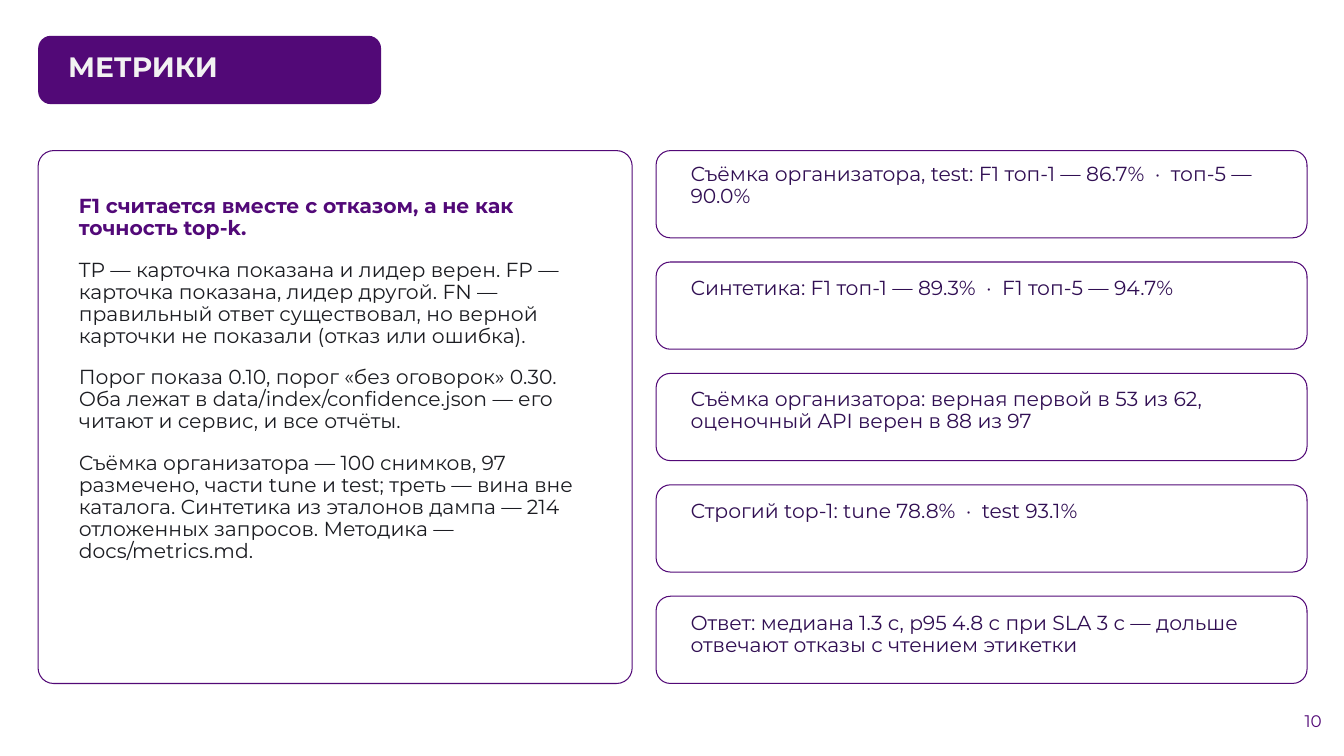
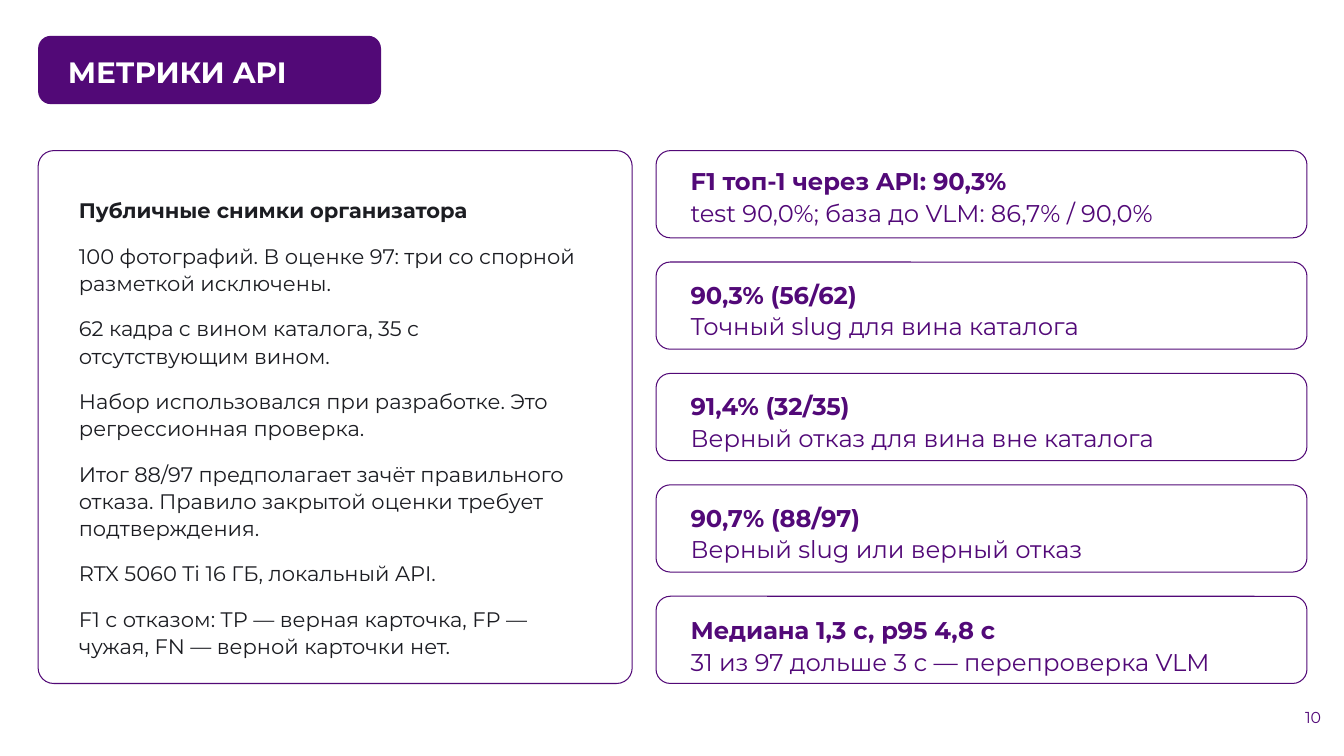
Before and after one commit to AlexGvr/rus_vines, a slide deck: slide 10 of ЛЦТ2026 Сканер российских вин.pptx. Drawn at 1344x756 pixels with LibreOffice and Linux fonts; fonts in the diff are those of the drawing; background and template pictures are left out. Boxes give left, top, right and bottom in pixels: in the first picture for what was removed or moved away, otherwise in the second. Text is boxed around its words. In the diff, an @@ line names an element or a change of style, - is before the commit and + after.

```diff
--- a/ЛЦТ2026 Сканер российских вин.pptx
+++ b/ЛЦТ2026 Сканер российских вин.pptx
@@ title "МЕТРИКИ API" at [68,62,286,83]: vertical alignment bottom to top @@
@@ title at [68,62,286,83]: text changed; size 20 to 21 pt; text colour #F2F2F2 to #FFFFFF @@
-МЕТРИКИ
+МЕТРИКИ API
@@ text at [691,172,1152,226]: text changed; size 14.5 to 17.3 pt; text colour #310F53 to #520978 @@
-Съёмка организатора, test: F1 топ-1 — 86.7% · топ-5 — 90.0%
+F1 топ-1 через API: 90,3%
+test 90,0%; база до VLM: 86,7% / 90,0%
@@ text at [79,202,575,658]: text changed; size 14.5 to 15 pt @@
-F1 считается вместе с отказом, а не как точность top-k.
-TP — карточка показана и лидер верен. FP — карточка показана, лидер другой. FN — правильный ответ существовал, но верной карточки не показали (отказ или ошибка).
-Порог показа 0.10, порог «без оговорок» 0.30. Оба лежат в data/index/confidence.json — его читают и сервис, и все отчёты.
-Съёмка организатора — 100 снимков, 97 размечено, части tune и test; треть — вина вне каталога. Синтетика из эталонов дампа — 214 отложенных запросов. Методика — docs/metrics.md.
+Публичные снимки организатора
+100 фотографий. В оценке 97: три со спорной разметкой исключены.
+62 кадра с вином каталога, 35 с отсутствующим вином.
+Набор использовался при разработке. Это регрессионная проверка.
+Итог 88/97 предполагает зачёт правильного отказа. Правило закрытой оценки требует подтверждения.
+RTX 5060 Ti 16 ГБ, локальный API.
+F1 с отказом: TP — верная карточка, FP — чужая, FN — верной карточки нет.
@@ text at [691,283,1079,340]: text changed; size 14.5 to 17.3 pt; text colour #310F53 to #520978 @@
-Синтетика: F1 топ-1 — 89.3% · F1 топ-5 — 94.7%
+90,3% (56/62)
+Точный slug для вина каталога
@@ text at [691,394,1154,452]: text changed; size 14.5 to 17.3 pt; text colour #310F53 to #520978 @@
-Съёмка организатора: верная первой в 53 из 62, оценочный API верен в 88 из 97
+91,4% (32/35)
+Верный отказ для вина вне каталога
@@ text at [691,506,1082,563]: text changed; size 14.5 to 17.3 pt; text colour #310F53 to #520978 @@
-Строгий top-1: tune 78.8% · test 93.1%
+90,7% (88/97)
+Верный slug или верный отказ
@@ text at [691,621,1210,676]: text changed; size 14.5 to 17.3 pt; text colour #310F53 to #520978 @@
-Ответ: медиана 1.3 с, p95 4.8 с при SLA 3 с — дольше отвечают отказы с чтением этикетки
+Медиана 1,3 с, p95 4,8 с
+31 из 97 дольше 3 с — перепроверка VLM
@@ page number at [1305,712,1321,723]: size 12 to 11.3 pt, text colour #520977 to #520978; line spacing 1 to 1.08; vertical alignment middle to top @@
```
Also in this commit, not shown: 9 other slides changed, 7 slides added, 7 slides removed, 3 other files.
